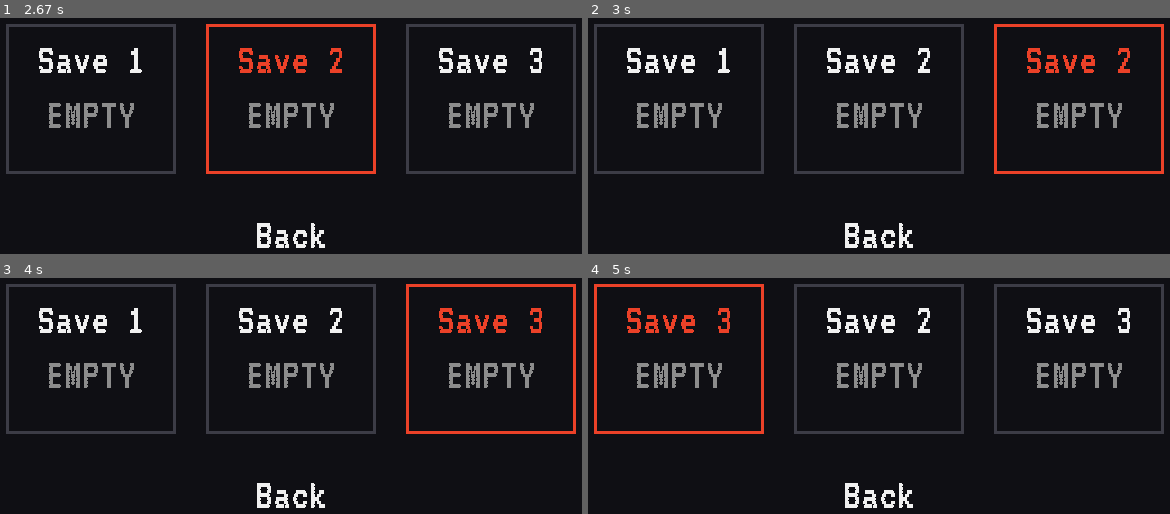
Above: before the commit, frames 1-4 (two rows, left to right).
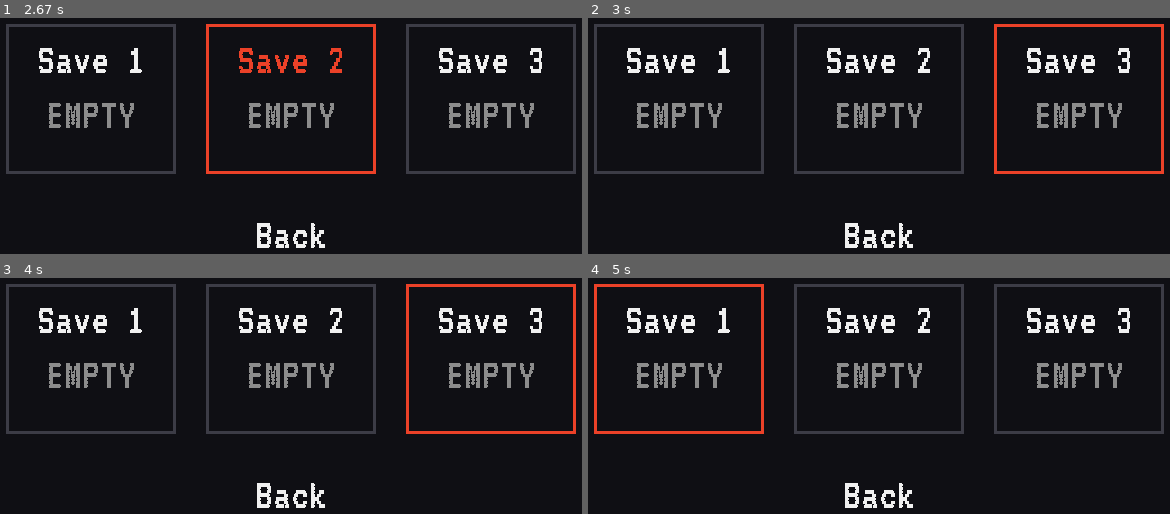
Above: after the commit, the same moments.

Repository: KDO1T/Return-To-Sender
Game: pygame game, started from main_menu.py
The game is run twice, just before and just after one commit, with the same random seed, the same clock (stepped at 60 frames per second) and the same inputs.
Inputs (mouse positions are in pixels of both pictures, inside the frame that each line leads up to):
- Up to frame 1 (2.67 s): click "Play" at 0.38 s; click (296, 126) at 0.72 s; click (93, 51) at 1.05 s; click (523, 230) at 1.38 s; click "Play" at 1.72 s; click (302, 143) at 2.05 s; click (267, 43) at 2.38 s
- Up to frame 2 (3 s): click (1007, 77) at 2.72 s
- Up to frame 3 (4 s): click (488, 358) at 3.05 s, where only the run after the commit has a clickable "Save 3"; click (523, 334) at 3.55 s; click (424, 301) at 3.88 s
- Up to frame 4 (5 s): click (692, 294) at 4.22 s; click (908, 348) at 4.55 s; click (692, 341) at 4.88 s

Frame 1 is identical in both runs. In frame 2, 0.6% of the frame differs, in the area x 75-94%, y 12-24%; in frame 3, 0.6%; in frame 4, 0.7%, in the area x 6-25%, y 12-24%.

Commit message:
fixed naming bug If you click on the name of a save and then click on another save, the name used to just duplicate, or alter the second save. An example would be if you had were amidst changing Save 1 and then midway you clicked Save 2 without Implementing the rename, then Save 2 gets renamed to Save 1 Instantly upon click

Diff:
--- a/main_menu.py
+++ b/main_menu.py
@@ -202,6 +202,7 @@
                 elif current_state == "PLAY":
 
                     for index, position in enumerate(save_card_positions):
+
                         x, y = position
 
                         card_rect = pygame.Rect(
@@ -210,6 +211,73 @@
                             save_card_width,
                             save_card_height
                         )
+
+                        if card_rect.collidepoint(event.pos):
+
+                            name_text = font_menu.render(
+                                save_slots[index]["name"],
+                                False,
+                                (240, 240, 240)
+                            )
+
+                            name_rect = name_text.get_rect()
+                            name_rect.center = (
+                                card_rect.centerx,
+                                card_rect.y + 35
+                            )
+
+                            # clicked the name
+                            if name_rect.collidepoint(event.pos):
+
+                                if selected_save == index:
+
+                                    if not renaming_save:
+                                        renaming_save = True
+                                        rename_text = save_slots[index]["name"]
+
+                                else:
+
+                                    # finish the previous rename
+                                    if renaming_save:
+                                        save_slots[selected_save]["name"] = rename_text
+
+                                    selected_save = index
+                                    renaming_save = False
+
+                            # clicked somewhere else on the selected card
+                            elif selected_save == index:
+
+                                if renaming_save:
+                                    save_slots[selected_save]["name"] = rename_text
+                                    renaming_save = False
+
+                                else:
+                                    print(
+                                        "OPEN SAVE:",
+                                        save_slots[index]["name"]
+                                    )
+
+                            # clicked another card
+                            else:
+
+                                if renaming_save:
+                                    save_slots[selected_save]["name"] = rename_text
+                                    renaming_save = False
+
+                                selected_save = index
+
+                    back_rect = pygame.Rect(
+                        0, 290, width, 40
+                    )
+
+                    if back_rect.collidepoint(event.pos):
+
+                        if renaming_save:
+                            save_slots[selected_save]["name"] = rename_text
+                            renaming_save = False
+
+                        current_state = "MAIN"
+                        selected_save = None
                         # renaming save slots
                         if card_rect.collidepoint(event.pos):
 
